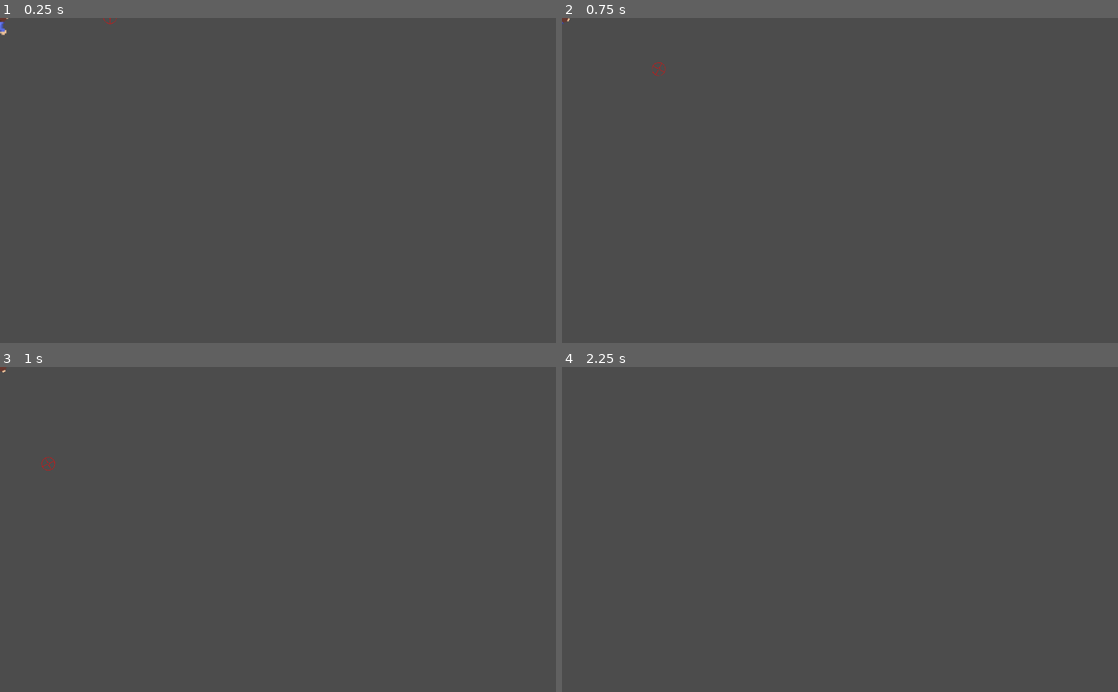
Above: before the commit, frames 1-4 (two rows, left to right).
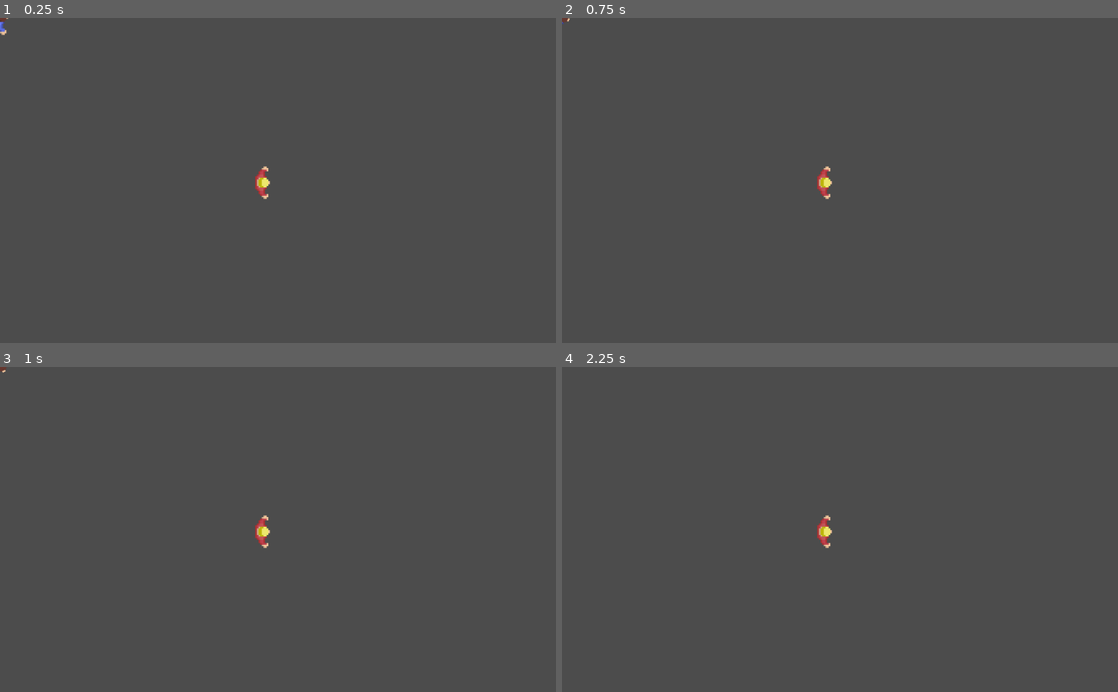
Above: after the commit, the same moments.

Repository: rasmushassenkam/ucs
Game: Godot game, scene res://Main.tscn
Same seed, same stepped clock (60 frames per second), same inputs: the game is played once before the commit and once after it.
Inputs:
- Up to frame 1 (0.25 s): no input
- Up to frame 2 (0.75 s): tap Enter at 0.5 s; hold D (right) from 0.53 s (still down); tap Ctrl (attack) at 0.6 s
- Up to frame 3 (1 s): keep holding D (right)
- Up to frame 4 (2.25 s): release D (right) at 1.28 s; hold S (down) 1.28-2.03 s; tap Q (prev_weapon) at 1.35 s; tap Space at 2 s; hold D (right) from 2.03 s (still down); tap Ctrl (attack) at 2.1 s

The runs differ from the first frame. In frame 1, 0.2% of the frame differs, in the area x 18-49%, y 0-56%; in frame 2, 0.2%; in frame 3, 0.2%, in the area x 7-49%, y 27-56%; in frame 4, 0.2%.
Error after the commit: Invalid call. Nonexistent function 'take_damage' in base 'KinematicBody2D (Player.gd)'. (res://Bullet.gd:16)

Commit message:
added collision detection on npc and bullet

Diff:
--- a/Bullet.gd
+++ b/Bullet.gd
@@ -4,3 +4,13 @@
 
 func _physics_process(delta):
 	position += velocity * delta
+
+
+func _on_VisibilityNotifier2D_screen_exited():
+	queue_free()
+
+
+func _on_Bullet_body_entered(body):
+	print("hit:", body.name)
+	queue_free()
+	body.take_damage(10)
--- a/Bullet.tscn
+++ b/Bullet.tscn
@@ -4,9 +4,11 @@
 [ext_resource path="res://assets/bullet/bullet.png" type="Texture" id=2]
 
 [sub_resource type="RectangleShape2D" id=1]
-extents = Vector2( 10, 0.314 )
+extents = Vector2( 12.8209, 1.01079 )
 
 [node name="Bullet" type="Area2D"]
+collision_layer = 4
+collision_mask = 3
 script = ExtResource( 1 )
 
 [node name="Sprite" type="Sprite" parent="."]
@@ -15,5 +17,9 @@
 texture = ExtResource( 2 )
 
 [node name="CollisionShape2D" type="CollisionShape2D" parent="."]
-position = Vector2( 246.124, 0.0059433 )
+position = Vector2( 39.748, 9.73381 )
 shape = SubResource( 1 )
+
+[node name="VisibilityNotifier2D" type="VisibilityNotifier2D" parent="."]
+[connection signal="body_entered" from="." to="." method="_on_Bullet_body_entered"]
+[connection signal="screen_exited" from="VisibilityNotifier2D" to="." method="_on_VisibilityNotifier2D_screen_exited"]
--- a/Main.gd
+++ b/Main.gd
@@ -22,3 +22,8 @@
 	b.rotation = direction
 	b.position = location
 	b.velocity = Vector2(1900, 0).rotated(direction)
+
+
+func _on_Bullet_hit(dmg, body_hit):
+	print(dmg)
+	print(body_hit)
--- a/Main.tscn
+++ b/Main.tscn
@@ -1,8 +1,9 @@
-[gd_scene load_steps=4 format=2]
+[gd_scene load_steps=5 format=2]
 
 [ext_resource path="res://Player.tscn" type="PackedScene" id=1]
 [ext_resource path="res://Main.gd" type="Script" id=2]
 [ext_resource path="res://Bullet.tscn" type="PackedScene" id=3]
+[ext_resource path="res://Npc.tscn" type="PackedScene" id=4]
 
 [node name="Main" type="Node"]
 script = ExtResource( 2 )
@@ -11,4 +12,7 @@
 
 [node name="Bullet" parent="." instance=ExtResource( 3 )]
 visible = false
+
+[node name="Npc" parent="." instance=ExtResource( 4 )]
+position = Vector2( 485.224, 303.94 )
 [connection signal="shoot" from="Player" to="." method="_on_Player_shoot"]
--- /dev/null
+++ b/Npc.gd
@@ -0,0 +1,10 @@
+extends KinematicBody2D
+
+var health = 100
+
+func _process(delta):
+	if health <= 0:
+		queue_free()
+
+func take_damage(dmgTaken):
+	health -= dmgTaken
--- /dev/null
+++ b/Npc.tscn
@@ -0,0 +1,38 @@
+[gd_scene load_steps=9 format=2]
+
+[ext_resource path="res://assets/npcs/npc01/npc01_walk04.png" type="Texture" id=1]
+[ext_resource path="res://assets/npcs/npc01/npc01_walk03.png" type="Texture" id=2]
+[ext_resource path="res://assets/npcs/npc01/npc01_idle.png" type="Texture" id=3]
+[ext_resource path="res://Npc.gd" type="Script" id=4]
+[ext_resource path="res://assets/npcs/npc01/npc01_walk01.png" type="Texture" id=5]
+[ext_resource path="res://assets/npcs/npc01/npc01_walk02.png" type="Texture" id=6]
+
+[sub_resource type="SpriteFrames" id=1]
+animations = [ {
+"frames": [ ExtResource( 3 ), ExtResource( 5 ), ExtResource( 6 ), ExtResource( 3 ), ExtResource( 2 ), ExtResource( 1 ) ],
+"loop": true,
+"name": "npc02_walk",
+"speed": 5.0
+}, {
+"frames": [ ExtResource( 3 ) ],
+"loop": true,
+"name": "npc01_idle",
+"speed": 5.0
+} ]
+
+[sub_resource type="RectangleShape2D" id=2]
+extents = Vector2( 14.2141, 29.1898 )
+
+[node name="Npc" type="KinematicBody2D"]
+collision_layer = 2
+collision_mask = 7
+script = ExtResource( 4 )
+
+[node name="AnimatedSprite" type="AnimatedSprite" parent="."]
+scale = Vector2( 0.75, 0.75 )
+frames = SubResource( 1 )
+animation = "npc02_walk"
+
+[node name="CollisionShape2D" type="CollisionShape2D" parent="."]
+position = Vector2( -1.58155, 0.225945 )
+shape = SubResource( 2 )
--- a/Player.gd
+++ b/Player.gd
@@ -11,9 +11,6 @@
 var Bullet = preload("res://Bullet.tscn")
 
 signal shoot(type, direction, location)
-
-func _ready():
-	print("ready")
 
 func get_input():
 	rotation_dir = 0
--- a/Player.tscn
+++ b/Player.tscn
@@ -34,10 +34,20 @@
 "name": "nightstick_move",
 "speed": 8.0
 }, {
+"frames": [ ExtResource( 3 ), ExtResource( 6 ), ExtResource( 5 ), ExtResource( 7 ) ],
+"loop": false,
+"name": "handgun",
+"speed": 30.0
+}, {
 "frames": [ ExtResource( 1 ), ExtResource( 3 ), ExtResource( 13 ), ExtResource( 13 ), ExtResource( 3 ) ],
 "loop": true,
 "name": "unarmed_idle",
 "speed": 1.0
+}, {
+"frames": [ ExtResource( 7 ) ],
+"loop": true,
+"name": "handgun_idle",
+"speed": 5.0
 }, {
 "frames": [ ExtResource( 7 ), ExtResource( 9 ), ExtResource( 8 ), ExtResource( 7 ), ExtResource( 14 ), ExtResource( 15 ) ],
 "loop": true,
@@ -48,16 +58,6 @@
 "loop": true,
 "name": "nightstick_idle",
 "speed": 5.0
-}, {
-"frames": [ ExtResource( 3 ), ExtResource( 6 ), ExtResource( 5 ), ExtResource( 7 ) ],
-"loop": false,
-"name": "handgun",
-"speed": 30.0
-}, {
-"frames": [ ExtResource( 7 ) ],
-"loop": true,
-"name": "handgun_idle",
-"speed": 5.0
 } ]
 
 [sub_resource type="RectangleShape2D" id=2]
@@ -65,6 +65,7 @@
 
 [node name="Player" type="KinematicBody2D"]
 position = Vector2( 2.70181, -1.62108 )
+collision_mask = 14
 script = ExtResource( 10 )
 
 [node name="AnimatedSprite" type="AnimatedSprite" parent="."]
@@ -77,6 +78,7 @@
 shape = SubResource( 2 )
 
 [node name="Sprite" type="Sprite" parent="."]
+visible = false
 position = Vector2( 200, 0 )
 scale = Vector2( 0.2, 0.2 )
 texture = ExtResource( 16 )
--- a/project.godot
+++ b/project.godot
@@ -76,6 +76,17 @@
  ]
 }
 
+[layer_]
+
+description=false
+
+[layer_names]
+
+2d_physics/layer_1="Player"
+2d_physics/layer_2="Npcs"
+2d_physics/layer_3="Bullets"
+2d_physics/layer_4="Items"
+
 [rendering]
 
 environment/default_environment="res://default_env.tres"
Binary file added: assets/npcs/npc01/npc01_idle.png
Not shown, added: assets/npcs/npc01/npc01_idle.png.import
Binary file added: assets/npcs/npc01/npc01_walk01.png
Not shown, added: assets/npcs/npc01/npc01_walk01.png.import
Binary file added: assets/npcs/npc01/npc01_walk02.png
Not shown, added: assets/npcs/npc01/npc01_walk02.png.import
Binary file added: assets/npcs/npc01/npc01_walk03.png
Not shown, added: assets/npcs/npc01/npc01_walk03.png.import
Binary file added: assets/npcs/npc01/npc01_walk04.png
Not shown, added: assets/npcs/npc01/npc01_walk04.png.import
